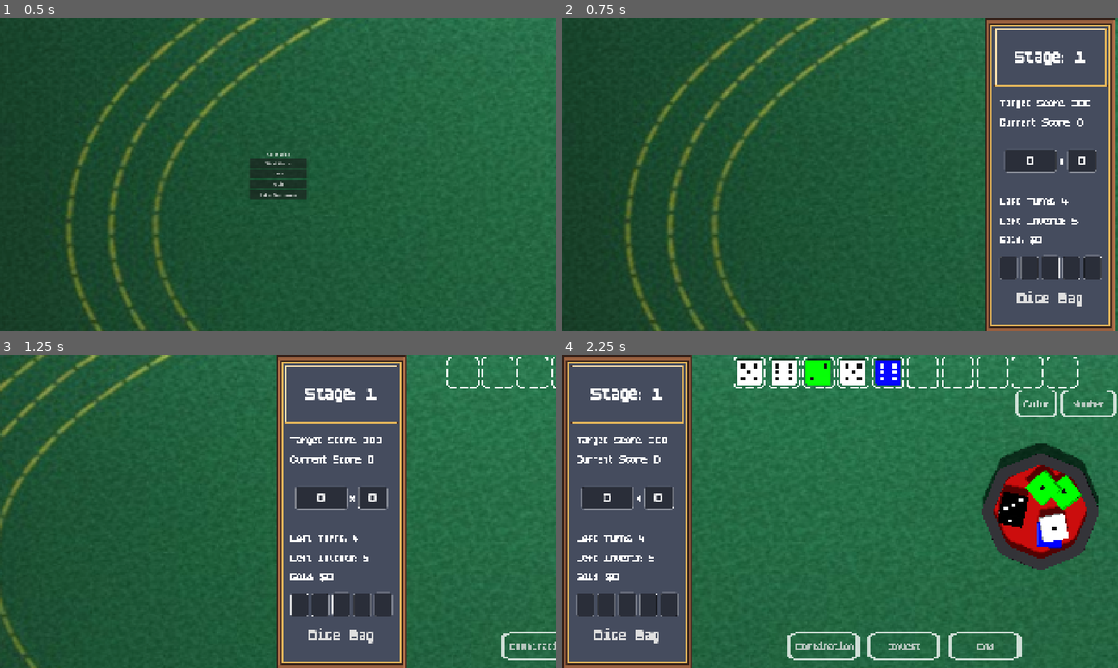
Above: before the commit, frames 1-4 (two rows, left to right).
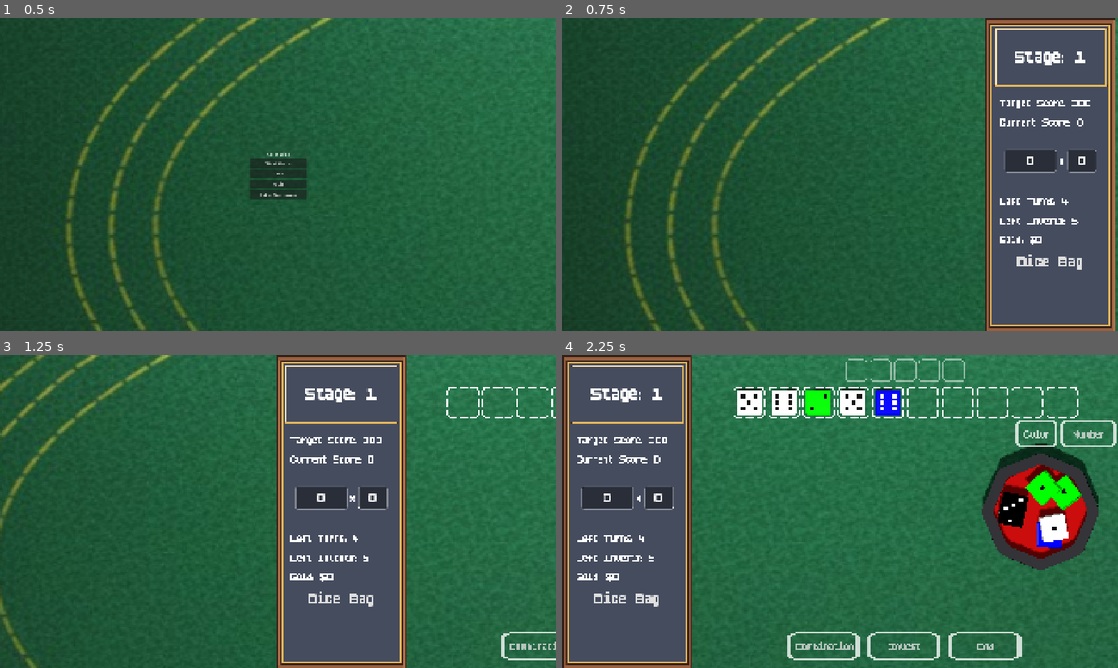
Above: after the commit, the same moments.

Repository: SangHyung-Jung/ColorDiceRollGame
Game: Godot game, scene res://scenes/game_root.tscn
Same seed, same stepped clock (60 frames per second), same inputs: the game is played once before the commit and once after it.
Inputs:
- Up to frame 1 (0.5 s): no input
- Up to frame 2 (0.75 s): click "Start Game" at 0.5 s
- Up to frame 3 (1.25 s): no input
- Up to frame 4 (2.25 s): click "Combination" at 1.25 s; click "Color" at 2 s

Frame 1 is identical in both runs. In frame 2, 1.5% of the frame differs, in the area x 78-98%, y 75-93%; in frame 3, 1.8%; in frame 4, 7.2%, in the area x 2-100%, y 0-93%.

Commit message:
change joker system

Diff:
--- a/scenes/components/game_hud.tscn
+++ b/scenes/components/game_hud.tscn
@@ -1,10 +1,9 @@
-[gd_scene load_steps=9 format=3 uid="uid://b7dllnjo8iisv"]
+[gd_scene load_steps=8 format=3 uid="uid://b7dllnjo8iisv"]
 
 [ext_resource type="Script" uid="uid://bdc2aef0pj644" path="res://scripts/components/game_hud.gd" id="1_abcde"]
 [ext_resource type="Texture2D" uid="uid://b6ra7i5qkug47" path="res://score_panel.png" id="2_stk2i"]
 [ext_resource type="FontFile" uid="uid://ulruyehktvyh" path="res://font/boldpixels/BoldPixels.otf" id="3_7a4el"]
 [ext_resource type="Texture2D" uid="uid://b73pj7813d7vi" path="res://dice_socket2.png" id="4_kwhh3"]
-[ext_resource type="PackedScene" uid="uid://c7d6e5f4g3h2" path="res://scenes/components/joker_inventory.tscn" id="6_jokerinv"]
 
 [sub_resource type="StyleBoxTexture" id="StyleBoxTexture_fplum"]
 texture = ExtResource("2_stk2i")
@@ -170,10 +169,6 @@
 theme_override_font_sizes/font_size = 40
 text = "Gold: $0"
 
-[node name="JokerInventory" parent="MainLayout/InfoPanel/Panel/VBoxContainer" instance=ExtResource("6_jokerinv")]
-unique_name_in_owner = true
-layout_mode = 2
-
 [node name="ViewDiceBagButton" type="Button" parent="MainLayout/InfoPanel/Panel/VBoxContainer"]
 layout_mode = 2
 theme_override_fonts/font = ExtResource("3_7a4el")
@@ -185,84 +180,37 @@
 theme_override_styles/normal = SubResource("StyleBoxEmpty_transparent")
 text = "Dice Bag"
 
-[node name="JokerSocketContainer" type="VBoxContainer" parent="MainLayout"]
+[node name="PlayAreaContainer" type="VBoxContainer" parent="MainLayout"]
 layout_mode = 2
 size_flags_horizontal = 3
 mouse_filter = 2
 alignment = 1
 
-[node name="Spacer2" type="Control" parent="MainLayout/JokerSocketContainer"]
-layout_mode = 2
-mouse_filter = 2
-
-[node name="SocketContainer" type="HBoxContainer" parent="MainLayout/JokerSocketContainer"]
+[node name="Spacer2" type="Control" parent="MainLayout/PlayAreaContainer"]
+layout_mode = 2
+mouse_filter = 2
+
+[node name="JokerSlotContainer" type="HBoxContainer" parent="MainLayout/PlayAreaContainer"]
+custom_minimum_size = Vector2(0, 100)
+layout_mode = 2
+alignment = 1
+
+[node name="SocketContainer" type="HBoxContainer" parent="MainLayout/PlayAreaContainer"]
 layout_mode = 2
 theme_override_constants/separation = 10
 alignment = 1
 
-[node name="SortButtonsContainer" type="HBoxContainer" parent="MainLayout/JokerSocketContainer"]
+[node name="SortButtonsContainer" type="HBoxContainer" parent="MainLayout/PlayAreaContainer"]
 layout_mode = 2
 mouse_filter = 2
 alignment = 2
 
-[node name="TextureRect" type="TextureRect" parent="MainLayout/JokerSocketContainer/SortButtonsContainer"]
-modulate = Color(1, 1, 1, 0.784314)
-custom_minimum_size = Vector2(150, 100)
-layout_mode = 2
-size_flags_vertical = 4
-size_flags_stretch_ratio = 0.15
-mouse_filter = 2
-texture = ExtResource("4_kwhh3")
-expand_mode = 3
-
-[node name="SortByColorButton" type="Button" parent="MainLayout/JokerSocketContainer/SortButtonsContainer/TextureRect"]
-layout_mode = 1
-anchors_preset = 15
-anchor_right = 1.0
-anchor_bottom = 1.0
-grow_horizontal = 2
-grow_vertical = 2
-theme_override_fonts/font = ExtResource("3_7a4el")
-theme_override_font_sizes/font_size = 40
-theme_override_styles/focus = SubResource("StyleBoxEmpty_transparent")
-theme_override_styles/disabled = SubResource("StyleBoxEmpty_transparent")
-theme_override_styles/hover = SubResource("StyleBoxEmpty_transparent")
-theme_override_styles/pressed = SubResource("StyleBoxEmpty_transparent")
-theme_override_styles/normal = SubResource("StyleBoxEmpty_transparent")
-text = "Color"
-
-[node name="TextureRect2" type="TextureRect" parent="MainLayout/JokerSocketContainer/SortButtonsContainer"]
-modulate = Color(1, 1, 1, 0.784314)
-custom_minimum_size = Vector2(200, 100)
-layout_mode = 2
-size_flags_vertical = 4
-size_flags_stretch_ratio = 0.15
-mouse_filter = 2
-texture = ExtResource("4_kwhh3")
-expand_mode = 3
-
-[node name="SortByNumberButton" type="Button" parent="MainLayout/JokerSocketContainer/SortButtonsContainer/TextureRect2"]
-layout_mode = 1
-anchors_preset = 15
-anchor_right = 1.0
-anchor_bottom = 1.0
-grow_horizontal = 2
-grow_vertical = 2
-theme_override_fonts/font = ExtResource("3_7a4el")
-theme_override_font_sizes/font_size = 40
-theme_override_styles/focus = SubResource("StyleBoxEmpty_transparent")
-theme_override_styles/disabled = SubResource("StyleBoxEmpty_transparent")
-theme_override_styles/hover = SubResource("StyleBoxEmpty_transparent")
-theme_override_styles/pressed = SubResource("StyleBoxEmpty_transparent")
-theme_override_styles/normal = SubResource("StyleBoxEmpty_transparent")
-text = "Number"
-
-[node name="Spacer" type="Control" parent="MainLayout/JokerSocketContainer"]
+[node name="Spacer" type="Control" parent="MainLayout/PlayAreaContainer"]
 layout_mode = 2
 size_flags_vertical = 3
 mouse_filter = 2
 
-[node name="InteractionUI" type="MarginContainer" parent="MainLayout/JokerSocketContainer"]
+[node name="InteractionUI" type="MarginContainer" parent="MainLayout/PlayAreaContainer"]
 custom_minimum_size = Vector2(0, 150)
 layout_mode = 2
 theme_override_constants/margin_left = 10
@@ -270,16 +218,68 @@
 theme_override_constants/margin_right = 10
 theme_override_constants/margin_bottom = 10
 
-[node name="HBoxContainer" type="HBoxContainer" parent="MainLayout/JokerSocketContainer/InteractionUI"]
+[node name="TextureRect" type="TextureRect" parent="MainLayout/PlayAreaContainer/SortButtonsContainer"]
+modulate = Color(1, 1, 1, 0.784314)
+custom_minimum_size = Vector2(150, 100)
+layout_mode = 2
+size_flags_vertical = 4
+size_flags_stretch_ratio = 0.15
+mouse_filter = 2
+texture = ExtResource("4_kwhh3")
+expand_mode = 3
+
+[node name="SortByColorButton" type="Button" parent="MainLayout/PlayAreaContainer/SortButtonsContainer/TextureRect"]
+layout_mode = 1
+anchors_preset = 15
+anchor_right = 1.0
+anchor_bottom = 1.0
+grow_horizontal = 2
+grow_vertical = 2
+theme_override_fonts/font = ExtResource("3_7a4el")
+theme_override_font_sizes/font_size = 40
+theme_override_styles/focus = SubResource("StyleBoxEmpty_transparent")
+theme_override_styles/disabled = SubResource("StyleBoxEmpty_transparent")
+theme_override_styles/hover = SubResource("StyleBoxEmpty_transparent")
+theme_override_styles/pressed = SubResource("StyleBoxEmpty_transparent")
+theme_override_styles/normal = SubResource("StyleBoxEmpty_transparent")
+text = "Color"
+
+[node name="TextureRect2" type="TextureRect" parent="MainLayout/PlayAreaContainer/SortButtonsContainer"]
+modulate = Color(1, 1, 1, 0.784314)
+custom_minimum_size = Vector2(200, 100)
+layout_mode = 2
+size_flags_vertical = 4
+size_flags_stretch_ratio = 0.15
+mouse_filter = 2
+texture = ExtResource("4_kwhh3")
+expand_mode = 3
+
+[node name="SortByNumberButton" type="Button" parent="MainLayout/PlayAreaContainer/SortButtonsContainer/TextureRect2"]
+layout_mode = 1
+anchors_preset = 15
+anchor_right = 1.0
+anchor_bottom = 1.0
+grow_horizontal = 2
+grow_vertical = 2
+theme_override_fonts/font = ExtResource("3_7a4el")
+theme_override_font_sizes/font_size = 40
+theme_override_styles/focus = SubResource("StyleBoxEmpty_transparent")
+theme_override_styles/disabled = SubResource("StyleBoxEmpty_transparent")
+theme_override_styles/hover = SubResource("StyleBoxEmpty_transparent")
+theme_override_styles/pressed = SubResource("StyleBoxEmpty_transparent")
+theme_override_styles/normal = SubResource("StyleBoxEmpty_transparent")
+text = "Number"
+
+[node name="HBoxContainer" type="HBoxContainer" parent="MainLayout/PlayAreaContainer/InteractionUI"]
 layout_mode = 2
 theme_override_constants/separation = 15
 alignment = 1
 
-[node name="VSeparator3" type="Control" parent="MainLayout/JokerSocketContainer/InteractionUI/HBoxContainer"]
+[node name="VSeparator3" type="Control" parent="MainLayout/PlayAreaContainer/InteractionUI/HBoxContainer"]
 custom_minimum_size = Vector2(300, 30)
 layout_mode = 2
 
-[node name="TextureRect" type="TextureRect" parent="MainLayout/JokerSocketContainer/InteractionUI/HBoxContainer"]
+[node name="TextureRect" type="TextureRect" parent="MainLayout/PlayAreaContainer/InteractionUI/HBoxContainer"]
 modulate = Color(1, 1, 1, 0.784314)
 custom_minimum_size = Vector2(0, 100)
 layout_mode = 2
@@ -290,7 +290,7 @@
 texture = ExtResource("4_kwhh3")
 expand_mode = 3
 
-[node name="SubmitButton" type="Button" parent="MainLayout/JokerSocketContainer/InteractionUI/HBoxContainer/TextureRect"]
+[node name="SubmitButton" type="Button" parent="MainLayout/PlayAreaContainer/InteractionUI/HBoxContainer/TextureRect"]
 layout_mode = 1
 anchors_preset = 15
 anchor_right = 1.0
@@ -306,7 +306,7 @@
 theme_override_styles/normal = SubResource("StyleBoxEmpty_transparent")
 text = "Combination"
 
-[node name="TextureRect2" type="TextureRect" parent="MainLayout/JokerSocketContainer/InteractionUI/HBoxContainer"]
+[node name="TextureRect2" type="TextureRect" parent="MainLayout/PlayAreaContainer/InteractionUI/HBoxContainer"]
 modulate = Color(1, 1, 1, 0.784314)
 custom_minimum_size = Vector2(0, 100)
 layout_mode = 2
@@ -317,7 +317,7 @@
 texture = ExtResource("4_kwhh3")
 expand_mode = 3
 
-[node name="InvestButton" type="Button" parent="MainLayout/JokerSocketContainer/InteractionUI/HBoxContainer/TextureRect2"]
+[node name="InvestButton" type="Button" parent="MainLayout/PlayAreaContainer/InteractionUI/HBoxContainer/TextureRect2"]
 layout_mode = 1
 anchors_preset = 15
 anchor_right = 1.0
@@ -333,7 +333,7 @@
 theme_override_styles/normal = SubResource("StyleBoxEmpty_transparent")
 text = "Invest"
 
-[node name="TextureRect3" type="TextureRect" parent="MainLayout/JokerSocketContainer/InteractionUI/HBoxContainer"]
+[node name="TextureRect3" type="TextureRect" parent="MainLayout/PlayAreaContainer/InteractionUI/HBoxContainer"]
 modulate = Color(1, 1, 1, 0.784314)
 custom_minimum_size = Vector2(0, 100)
 layout_mode = 2
@@ -344,7 +344,7 @@
 texture = ExtResource("4_kwhh3")
 expand_mode = 3
 
-[node name="TurnEndButton" type="Button" parent="MainLayout/JokerSocketContainer/InteractionUI/HBoxContainer/TextureRect3"]
+[node name="TurnEndButton" type="Button" parent="MainLayout/PlayAreaContainer/InteractionUI/HBoxContainer/TextureRect3"]
 layout_mode = 1
 anchors_preset = 15
 anchor_right = 1.0
@@ -360,6 +360,6 @@
 theme_override_styles/normal = SubResource("StyleBoxEmpty_transparent")
 text = "End"
 
-[node name="VSeparator2" type="Control" parent="MainLayout/JokerSocketContainer/InteractionUI/HBoxContainer"]
+[node name="VSeparator2" type="Control" parent="MainLayout/PlayAreaContainer/InteractionUI/HBoxContainer"]
 custom_minimum_size = Vector2(300, 30)
 layout_mode = 2
--- a/scripts/components/colored_dice.gd
+++ b/scripts/components/colored_dice.gd
@@ -77,6 +77,7 @@
 
 # [추가] 조커 텍스처를 입히는 함수
 func set_joker_texture(texture_path: String) -> void:
+	print("set_joker_texture called with path: ", texture_path)
 	if texture_path == "" or not ResourceLoader.exists(texture_path):
 		print("Invalid joker texture path: ", texture_path)
 		return
--- a/scripts/components/game_hud.gd
+++ b/scripts/components/game_hud.gd
@@ -27,14 +27,13 @@
 var joker_dice_nodes: Array[Node3D] = []
 
 # [추가] 조커 소켓 컨테이너 참조 (경로는 에디터 설정에 맞춰주세요)
-@onready var joker_socket_container: Control = $MainLayout/JokerSocketContainer
-@onready var joker_inventory: HBoxContainer = $MainLayout/InfoPanel/Panel/VBoxContainer/JokerInventory
+@onready var joker_socket_container: HBoxContainer = $MainLayout/PlayAreaContainer/JokerSlotContainer
 @onready var view_dice_bag_button: Button = $MainLayout/InfoPanel/Panel/VBoxContainer/ViewDiceBagButton
-@onready var submit_button: Button = $MainLayout/JokerSocketContainer/InteractionUI/HBoxContainer/TextureRect/SubmitButton
-@onready var invest_button: Button = $MainLayout/JokerSocketContainer/InteractionUI/HBoxContainer/TextureRect2/InvestButton
-@onready var turn_end_button: Button = $MainLayout/JokerSocketContainer/InteractionUI/HBoxContainer/TextureRect3/TurnEndButton
-@onready var sort_by_color_button: Button = $MainLayout/JokerSocketContainer/SortButtonsContainer/TextureRect/SortByColorButton
-@onready var sort_by_number_button: Button = $MainLayout/JokerSocketContainer/SortButtonsContainer/TextureRect2/SortByNumberButton
+@onready var submit_button: Button = $MainLayout/PlayAreaContainer/InteractionUI/HBoxContainer/TextureRect/SubmitButton
+@onready var invest_button: Button = $MainLayout/PlayAreaContainer/InteractionUI/HBoxContainer/TextureRect2/InvestButton
+@onready var turn_end_button: Button = $MainLayout/PlayAreaContainer/InteractionUI/HBoxContainer/TextureRect3/TurnEndButton
+@onready var sort_by_color_button: Button = $MainLayout/PlayAreaContainer/SortButtonsContainer/TextureRect/SortByColorButton
+@onready var sort_by_number_button: Button = $MainLayout/PlayAreaContainer/SortButtonsContainer/TextureRect2/SortByNumberButton
 
 # === 스코어 애니메이션 UI 노드 ===
 @onready var combo_name_label: Label = $MainLayout/InfoPanel/Panel/VBoxContainer/ScoreCalcBox/ComboNameLabel
@@ -126,7 +125,7 @@
 	score_animator.initialize(refs)
 
 func update_socket_positions() -> void:
-	var current_socket_container = get_node("MainLayout/JokerSocketContainer/SocketContainer")
+	var current_socket_container = get_node("MainLayout/PlayAreaContainer/SocketContainer")
 	if current_socket_container == null:
 		push_error("SocketContainer not found at path: MainLayout/SocketArea/SocketContainer")
 		return
@@ -173,7 +172,7 @@
 				dice.global_position = socket_positions[i]
 
 func _setup_sockets():
-	var sc = get_node("MainLayout/JokerSocketContainer/SocketContainer")
+	var sc = get_node("MainLayout/PlayAreaContainer/SocketContainer")
 	if sc == null:
 		push_error("SocketContainer not found in _setup_sockets")
 		return
@@ -582,7 +581,7 @@
 		for i in range(MAX_JOKER_SLOTS):
 			var socket_ui = TextureRect.new()
 			# const SocketTexture = preload("res://dice_socket.png") - Already defined at the top
-			socket_ui.texture = SocketTexture # 기존 소켓 텍스처 재사용
+			socket_ui.texture = preload("res://dice_socket2.png") # 기존 소켓 텍스처 재사용
 			socket_ui.custom_minimum_size = Vector2(80, 80) # 크기 조정
 			socket_ui.expand_mode = TextureRect.EXPAND_IGNORE_SIZE
 			socket_ui.stretch_mode = TextureRect.STRETCH_KEEP_ASPECT_CENTERED
@@ -628,6 +627,7 @@
 			break # 소켓 수보다 많으면 중단 (혹은 페이지 처리)
 
 		var joker_data = owned_jokers[i]
+		print("DEBUG: Joker data being processed: ", joker_data) # <--- ADD THIS LINE
 		var target_pos = joker_socket_positions[i]
 
 		# 조커 주사위 생성 (ColoredDice 활용)
@@ -721,7 +721,7 @@
 	# This function will be called by GameRoot when transitioning from shop to game
 	combo_select.exit()
 	_initialize_score_calc_ui()
-	joker_inventory.update_display(Main.owned_jokers)
+
 	_set_state(GameState.AWAITING_ROLL_INPUT)
 	_update_ui_from_gamestate()
 	await _setup_game()
--- a/scripts/main.gd
+++ b/scripts/main.gd
@@ -9,3 +9,19 @@
 var invests_left: int = 5
 var gold: int = 0 # 플레이어 재화
 var owned_jokers: Array = [] # 플레이어가 소유한 조커 목록
+
+func _ready() -> void:
+	# Temporary: Add a sample joker for testing
+	if owned_jokers.is_empty():
+		var sample_joker = {
+			"id": 1,
+			"korean_name": "위스키잔",
+			"english_name": "whiskey",
+			"image_path": "res://assets/joker_images/whiskey.png",
+			"description": "족보 성공 시 점수 +100",
+			"unlock_condition": "기본",
+			"Tier": "Common",
+			"Price": 4
+		}
+		owned_jokers.append(sample_joker)
+		print("Temporary: Added sample joker to Main.owned_jokers")
